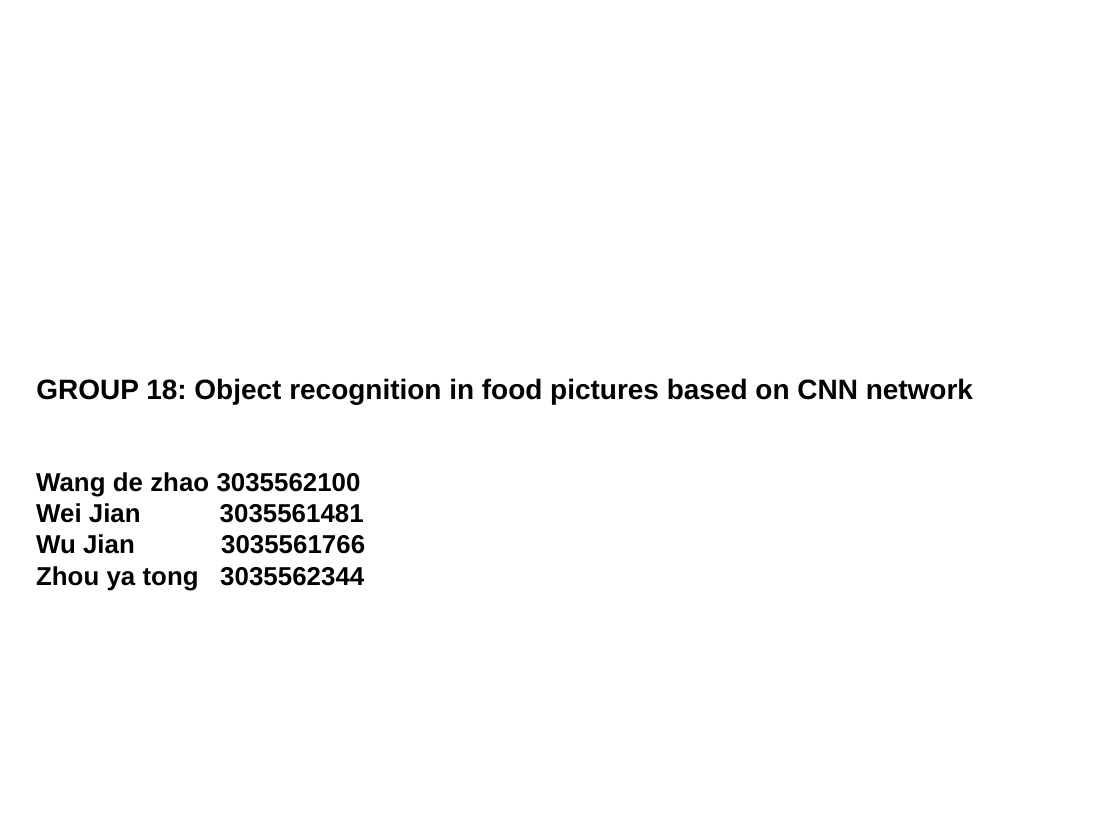
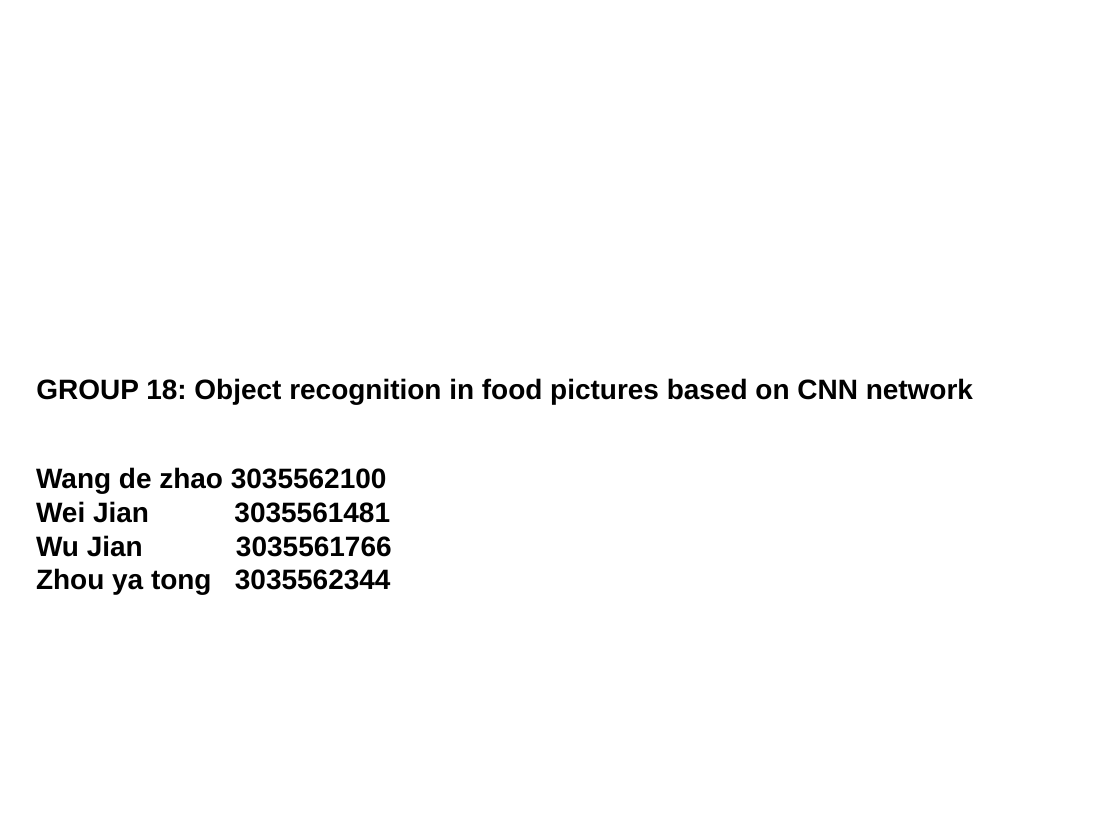
Before and after one commit to wonderjeo/Spark_DL4J, a slide deck: slide 1 of cloud_version5.ppt. Drawn at 1120x840 pixels with LibreOffice and Linux fonts; fonts in the diff are those of the drawing; background and template pictures are left out. Boxes give left, top, right and bottom in pixels: in the first picture for what was removed or moved away, otherwise in the second. Text is boxed around its words. In the diff, an @@ line names an element or a change of style, - is before the commit and + after.

```diff
--- a/cloud_version5.ppt
+++ b/cloud_version5.ppt
@@ text "Wang de zhao 3035562100 Wei ..." at <box>36,467,392,594</box>: size 16.6 to 18 pt @@
```
Also in this commit, not shown: 2 slides removed.
